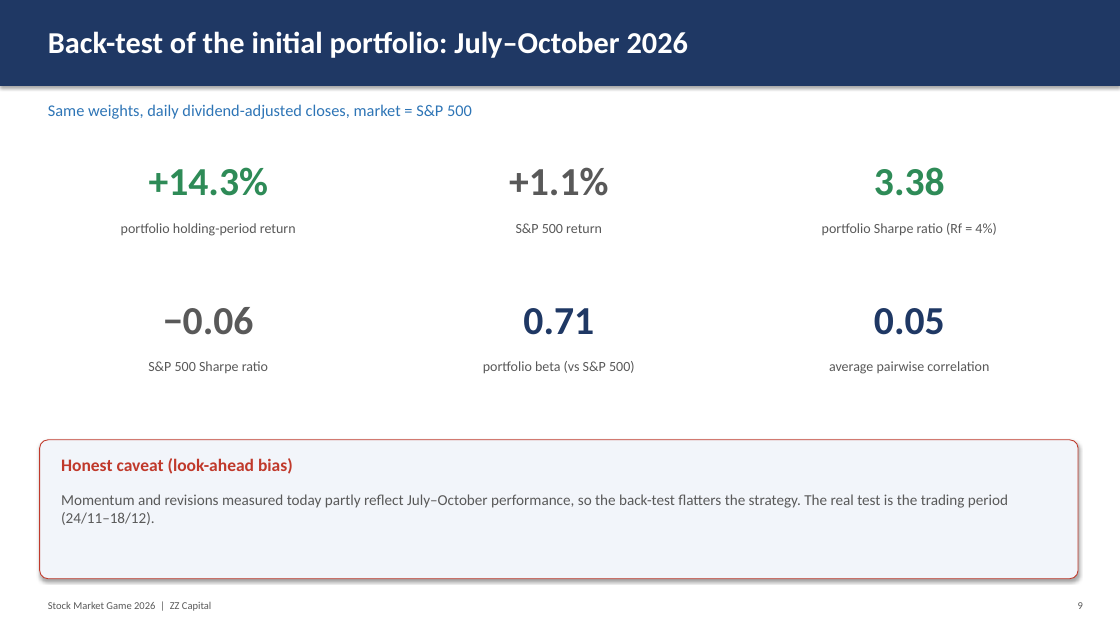
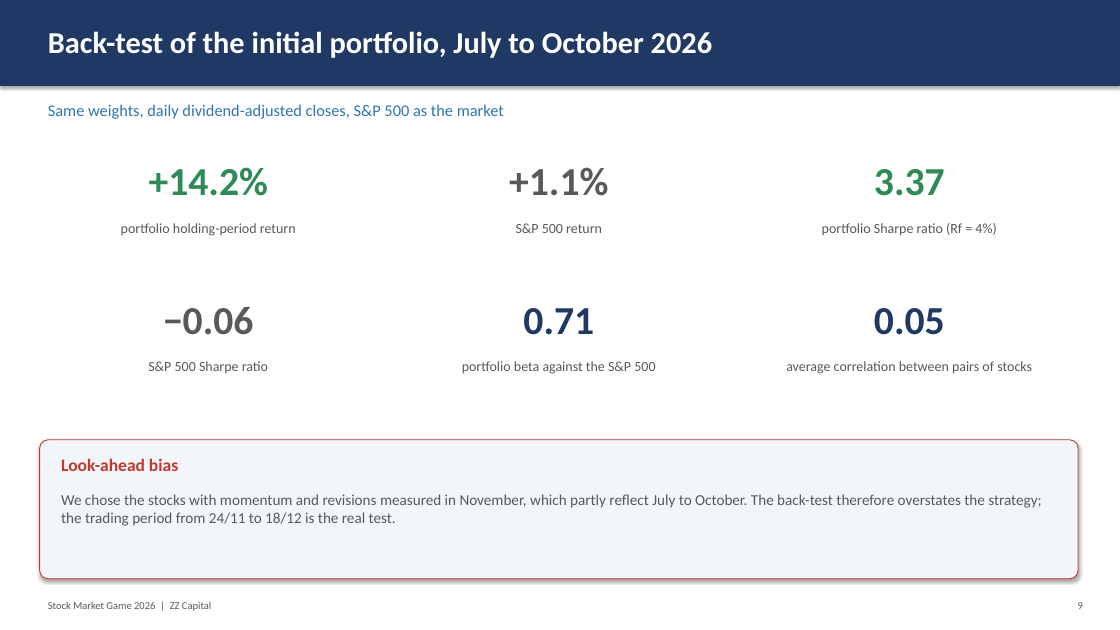
Before and after one commit to cristianozonta220405-afk/Uni, a slide deck: slide 9 of SMG/out/presentazione_strategia.pptx. Drawn at 1120x630 pixels with LibreOffice and Linux fonts; fonts in the diff are those of the drawing. Boxes give left, top, right and bottom in pixels: in the first picture for what was removed or moved away, otherwise in the second. Text is boxed around its words. In the diff, an @@ line names an element or a change of style, - is before the commit and + after.

```diff
--- a/SMG/out/presentazione_strategia.pptx
+++ b/SMG/out/presentazione_strategia.pptx
@@ text at (48, 31, 712, 58): text changed @@
-Back-test of the initial portfolio: July–October 2026
+Back-test of the initial portfolio, July to October 2026
@@ text at (48, 104, 504, 119): text changed @@
-Same weights, daily dividend-adjusted closes, market = S&P 500
+Same weights, daily dividend-adjusted closes, S&P 500 as the market
@@ text at (149, 167, 268, 196): text changed @@
-+14.3%
++14.2%
@@ text at (874, 169, 945, 196): text changed @@
-3.38
+3.37
@@ text at (462, 361, 655, 374): text changed @@
-portfolio beta (vs S&P 500)
+portfolio beta against the S&P 500
@@ text at (786, 361, 1032, 374): text changed @@
-average pairwise correlation
+average correlation between pairs of stocks
@@ text at (61, 458, 178, 471): text changed @@
-Honest caveat (look-ahead bias)
+Look-ahead bias
@@ text at (61, 494, 1041, 526): text changed @@
-Momentum and revisions measured today partly reflect July–October performance, so the back-test flatters the strategy. The real test is the trading period (24/11–18/12).
+We chose the stocks with momentum and revisions measured in November, which partly reflect July to October. The back-test therefore overstates the strategy; the trading period from 24/11 to 18/12 is the real test.
```
Also in this commit, not shown: 11 other slides changed, 1 other file.
